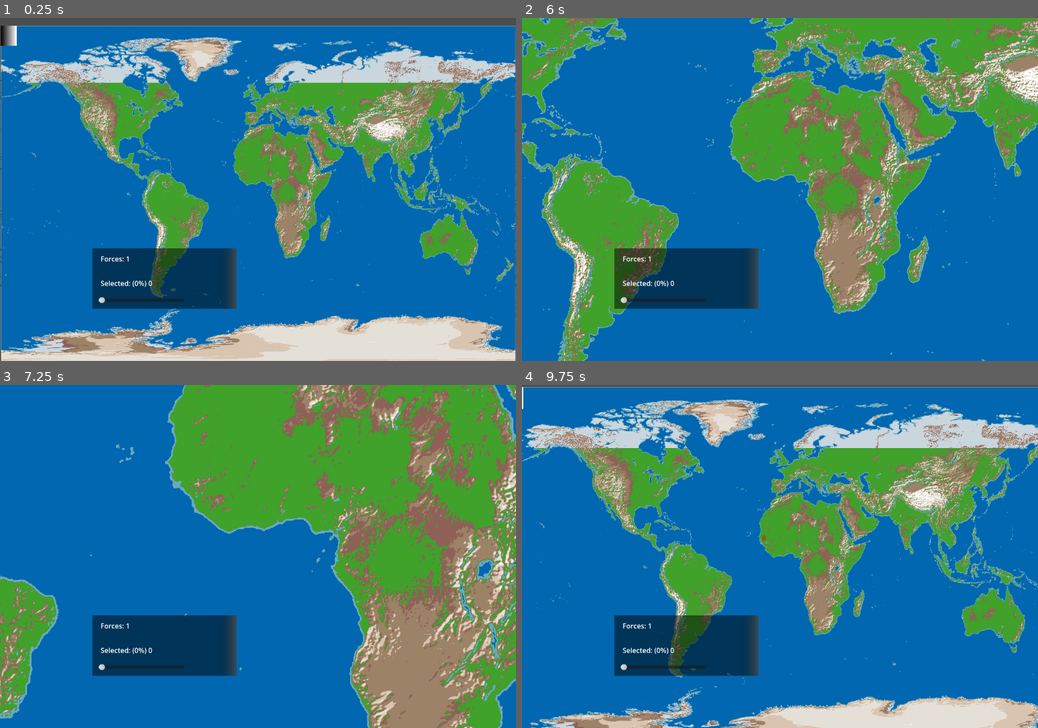
Above: before the commit, frames 1-4 (two rows, left to right).
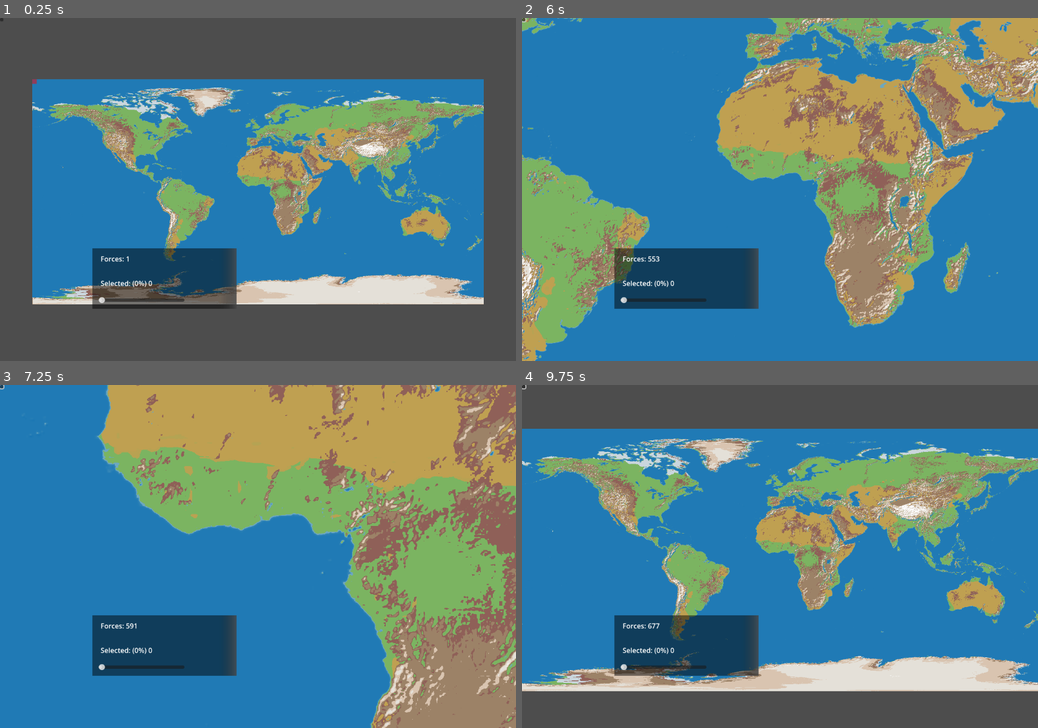
Above: after the commit, the same moments.

Repository: xamroot/6ffdb974418ac331f39c01fc396b5818
Game: Godot game, scene res://main.tscn
Same seed, same stepped clock (60 frames per second), same inputs: the game is played once before the commit and once after it.
Inputs (mouse positions are in pixels of both pictures, inside the frame that each line leads up to):
- Up to frame 1 (0.25 s): no input
- Up to frame 2 (6 s): click (522, 18) at 0.52 s; click (522, 18) at 1.27 s; click (522, 18) at 2.02 s; tap Enter at 2.75, 4.25, 5.75 s; drag from (527, 31) to (831, 114) at 2.77 s; tap Space at 3.5, 5 s; drag from (676, 206) to (754, 258) at 3.52 s; move the mouse to (831, 114) at 4.27 s; hold Down (zoom_out) 4.28-5 s; click (831, 114) at 4.55 s; drag from (754, 258) to (625, 138) at 5.02 s; move the mouse to (934, 240) at 5.77 s; hold Up (zoom_in) from 5.78 s (still down); click (934, 240) at 5.92 s
- Up to frame 3 (7.25 s): tap Down (zoom_out) at 6.05 s; release Up (zoom_in) at 6.5 s; drag from (103, 505) to (180, 470) at 6.52 s
- Up to frame 4 (9.75 s): move the mouse to (805, 556) at 7.27 s; press the mouse at (805, 556) at 7.28 s; tap Up (zoom_in) at 7.55 s; release the mouse at (805, 556) at 8 s; drag from (702, 470) to (676, 573) at 8.02 s; move the mouse to (893, 539) at 8.77 s; hold Down (zoom_out) 8.78-9.5 s; click (893, 539) at 9.05 s; drag from (676, 573) to (754, 625) at 9.52 s

The runs differ from the first frame. In frame 1, 94% of the frame differs, in the area x 0-100%, y 0-100%; in frame 2, 93%; in frame 3, 90%; in frame 4, 94%.

Commit message:
more initial population

Diff:
--- a/ai_attempt.gd
+++ b/ai_attempt.gd
@@ -1,14 +1,16 @@
 extends Control
 
-const GROW_PIXELS_PER_SECOND := 50
+@onready var overlay_shader = preload("res://shaders/overlay.gdshader")
+
+var GROW_PIXELS_PER_SECOND := 200
 const OWNED_COLOR := Color(1,0,0,0.5)
 const WRAP_X := true
 
 # --- terrain thresholds (tune to your map) ---
-const WATER_R_MIN := 0.420  # water if col.r < this (your current rule was >0.419 pass-land)
+const WATER_R_MIN := 0.54  # water if col.r < this (your current rule was >0.419 pass-land)
 const MOUNTAIN_B_MIN := 0.705  # example: high blue = mountain; change to your rule
-const MOUNTAIN_COST := 6    # how many "budget units" a mountain pixel costs
-const SLOW_COST_SHARE := 0.45   # 30% of per-frame cost goes to mountains (tune)
+const MOUNTAIN_COST := 10    # how many "budget units" a mountain pixel costs
+const SLOW_COST_SHARE := 0.4   # 30% of per-frame cost goes to mountains (tune)
 
 @onready var Map: TextureRect = $Map
 @onready var user = $"../User"
@@ -21,6 +23,7 @@
 var owner_tex: ImageTexture
 var owned: BitMap
 var queued: BitMap
+var selection_queued : bool = false
 
 # ---- two ring-buffer queues (fast = normal, slow = mountain) ----
 var fx := PackedInt32Array()
@@ -39,9 +42,16 @@
 var spot_chosen := false
 var first_spot_chosen := false
 
-var owned_lands = {
-
-}
+
+const THRESHOLD_WATER : float = 0.42
+const THRESHOLD_GRASS : float = 0.58
+const THRESHOLD_MOUNTAIN : float = 0.410
+const THRESHOLD_PEAK : float = 0.410
+
+var TRUE_MOUNTAIN_CLAIM_ODDS = 12
+var TRUE_REGULAR_CLAIM_ODDS = 8
+var MOUNTAIN_CLAIM_ODDS = 1
+var REGULAR_CLAIM_ODDS = 1
 
 func _ready() -> void:
 	var base_tex := Map.texture
@@ -52,9 +62,14 @@
 	owner_tex = ImageTexture.create_from_image(owner_img)
 
 	owned = BitMap.new();  owned.create(Vector2i(W, H))
+	for i in range(20):
+		for j in range(20):
+			owner_img.set_pixelv(Vector2i(i,j), Color.RED)
+	owner_tex.update(owner_img)
 	queued = BitMap.new(); queued.create(Vector2i(W, H))
 
 	map_image = Map.texture.get_image()
+	map_image.resize(W, H)
 
 	_q_init_fast(W * H / 8 + 1024)
 	_q_init_slow(W * H / 8 + 1024)
@@ -62,6 +77,18 @@
 	var overlay := TextureRect.new()
 	overlay.stretch_mode = TextureRect.STRETCH_SCALE
 	overlay.texture = owner_tex
+
+	var mat := ShaderMaterial.new()
+	mat.shader = overlay_shader
+
+	# 2. Set any shader parameters you need
+	mat.set_shader_parameter("mask_tex", owner_tex)
+	mat.set_shader_parameter("texel", Vector2(1.0 / W, 1.0 / H))
+
+	# 3. Assign the material to your TextureRect
+	overlay.material = mat
+
+	overlay.texture_filter = CanvasItem.TEXTURE_FILTER_LINEAR  # Godot 4
 	overlay.size_flags_horizontal = Control.SIZE_EXPAND_FILL
 	overlay.size_flags_vertical = Control.SIZE_EXPAND_FILL
 	Map.add_sibling(overlay)
@@ -72,29 +99,51 @@
 	return ((screen_pos - r.position) / r.size).clamp(Vector2.ZERO, Vector2.ONE)
 
 func _gui_input(event: InputEvent) -> void:
-	if event is InputEventMouseButton and event.is_released() and event.button_index == MOUSE_BUTTON_LEFT:
+
+	if event is InputEventMouseButton and event.button_index == MOUSE_BUTTON_LEFT:
 		var uv := _screen_to_map_uv(event.position)
+		print(uv)
 		if uv.x < 0.0 or uv.y < 0.0 or uv.x > 1.0 or uv.y > 1.0: return
 		var px := Vector2i(
 			clamp(int(round(uv.x * float(W - 1))), 0, W - 1),
 			clamp(int(round(uv.y * float(H - 1))), 0, H - 1)
 		)
-		if map_image.get_pixelv(px).r > 0.419:
-
-			if not spot_chosen:
-					spot_chosen = true
-					_seed_circle(px.x, px.y, 4)
-			else:
-				sent_forces += 20
+
+		if map_image.get_pixelv(px).r >= THRESHOLD_GRASS:
+			if event.is_released():
+				if selection_queued:
+					if not spot_chosen:
+							spot_chosen = true
+							#owner_tex = ImageTexture.create_from_image(owner_img)
+							_seed_circle(px.x, px.y, 1)
+							sent_forces = 20
+					else:
+						sent_forces += user.selected
+						user.to_remove += user.selected
+					selection_queued = false
+			elif event.is_pressed():
+				selection_queued = true
+		else:
+			selection_queued = false
 
 func _process(delta: float) -> void:
 	if spot_chosen and not first_spot_chosen:
 		first_spot_chosen = true
-		user.growth_amount = 5
-		sent_forces = 1
+		user.growth_amount = 2
+		user._forces = 500
+	elif first_spot_chosen and GROW_PIXELS_PER_SECOND > 5:
+		GROW_PIXELS_PER_SECOND = 3
+		REGULAR_CLAIM_ODDS = TRUE_REGULAR_CLAIM_ODDS
+		MOUNTAIN_CLAIM_ODDS = TRUE_MOUNTAIN_CLAIM_ODDS
 
 	if sent_forces <= 0: return
 
+	var claim_cost = _process_growth(delta)
+
+	if claim_cost != null:
+		sent_forces -= 10*delta*claim_cost
+
+func _process_growth(delta:float):
 	var cost_budget := int(GROW_PIXELS_PER_SECOND * delta * sent_forces)
 	if cost_budget <= 0: return
 
@@ -103,22 +152,39 @@
 	# 1) Split the cost budget
 	var slow_budget := int(floor(float(cost_budget) * SLOW_COST_SHARE))
 	var fast_budget := cost_budget - slow_budget
+	var num_claimed = 0
 
 	# 2) Spend slow bucket first (guaranteed mountain progress)
 	while slow_budget >= MOUNTAIN_COST and _slow_has():
 		var x := sx[s_head]; var y := sy[s_head]
 		s_head = (s_head + 1) % s_cap
-		if _claim_if_allowed(x, y, batch_pts):
-			_enqueue_neighbors(x, y)
+		if _is_claimable(x,y,batch_pts):
+			var bound = max(1, MOUNTAIN_CLAIM_ODDS - _get_owned_neighbors(x,y))
+			var rand := randi_range(1, bound)
+			if rand <= 1:
+				_claim(x,y,batch_pts)
+				_enqueue_neighbors(x, y)
+			else:
+				queued.set_bitv(Vector2i(x,y), false)   # <--- clear queued flag
+				_enqueue_neighbor(x,y)
 			slow_budget -= MOUNTAIN_COST
+			num_claimed += 2
 		# if claim failed (water/already owned), no cost consumed; keep looping
 
 	# 3) Spend fast bucket
 	while fast_budget >= 1 and _fast_has():
 		var x := fx[f_head]; var y := fy[f_head]
 		f_head = (f_head + 1) % f_cap
-		if _claim_if_allowed(x, y, batch_pts):
-			_enqueue_neighbors(x, y)
+		if _is_claimable(x,y,batch_pts):
+			var bound = max(1, REGULAR_CLAIM_ODDS - _get_owned_neighbors(x,y))
+			var rand := randi_range(1, bound)
+			if rand <= 1:
+				_claim(x,y,batch_pts)
+				_enqueue_neighbors(x, y)
+			else:
+				queued.set_bitv(Vector2i(x,y), false)   # <--- clear queued flag
+				_enqueue_neighbor(x,y)
+			num_claimed += 1
 			fast_budget -= 1
 		# if claim failed, no cost consumed
 
@@ -129,20 +195,45 @@
 		if _fast_has():
 			var x2 := fx[f_head]; var y2 := fy[f_head]
 			f_head = (f_head + 1) % f_cap
+			if _is_claimable(x2,y2,batch_pts):
+				var bound = max(1, REGULAR_CLAIM_ODDS - _get_owned_neighbors(x2,y2))
+				var rand := randi_range(1, bound)
+				if rand <= 1:
+					_claim(x2,y2,batch_pts)
+					_enqueue_neighbors(x2, y2)
+				else:
+					queued.set_bitv(Vector2i(x2,y2), false)   # <--- clear queued flag
+					_enqueue_neighbor(x2,y2)
+
+				num_claimed += 1
+				leftovers -= 1
+			else:
+				pass
+			'''
 			if _claim_if_allowed(x2, y2, batch_pts):
 				_enqueue_neighbors(x2, y2)
+				num_claimed += 1
 				leftovers -= 1
 			else:
 				# no cost consumed
 				pass
+			'''
 		elif _slow_has() and leftovers >= MOUNTAIN_COST:
 			var xs := sx[s_head]; var ys := sy[s_head]
 			s_head = (s_head + 1) % s_cap
-			if _claim_if_allowed(xs, ys, batch_pts):
-				_enqueue_neighbors(xs, ys)
+			if _is_claimable(xs,ys,batch_pts):
+				var bound = max(1, MOUNTAIN_CLAIM_ODDS - _get_owned_neighbors(xs,ys))
+				var rand := randi_range(1, bound)
+				if rand <= 1:
+					_claim(xs,ys,batch_pts)
+					_enqueue_neighbors(xs, ys)
+				else:
+					queued.set_bitv(Vector2i(xs,ys), false)   # <--- clear queued flag
+					_enqueue_neighbor(xs,ys)
+
+				num_claimed += 2
 				leftovers -= MOUNTAIN_COST
 			else:
-				# no cost consumed
 				pass
 		else:
 			break
@@ -155,9 +246,7 @@
 			var by := (packed >> 16) & 0xFFFF
 			owner_img.set_pixel(bx, by, OWNED_COLOR)
 		owner_tex.update(owner_img)
-
-	sent_forces -= 10*delta
-
+	return num_claimed
 
 # -------- terrain logic --------
 func is_water(col: Color) -> bool:
@@ -177,11 +266,43 @@
 	var col := map_image.get_pixelv(p)
 	if is_water(col):
 		return false
+	else:
+		if col.r > THRESHOLD_MOUNTAIN:
+			user.owned_lands["mountainous"] += 1
+		elif col.r > THRESHOLD_GRASS:
+			user.owned_lands["grass"] += 1
+
 
 	# Claim
 	owned.set_bitv(p, true)
 	queued.set_bitv(p, false)
 	batch_pts.push_back((y << 16) | x)
+	return true
+
+func _claim(x:int, y:int, batch_pts: PackedInt32Array) -> bool:
+	var p := Vector2i(x, y)
+	var col := map_image.get_pixelv(p)
+	if col.r > THRESHOLD_MOUNTAIN:
+		user.owned_lands["mountainous"] += 1
+	elif col.r > THRESHOLD_GRASS:
+		user.owned_lands["grass"] += 1
+	else:
+		return false
+
+	# Claim
+	owned.set_bitv(p, true)
+	queued.set_bitv(p, false)
+	batch_pts.push_back((y << 16) | x)
+	return true
+
+
+func _is_claimable(x:int, y:int, batch_pts: PackedInt32Array) -> bool:
+	var p := Vector2i(x, y)
+	if owned.get_bitv(p):
+		return false
+	var col := map_image.get_pixelv(p)
+	if is_water(col):
+		return false
 	return true
 
 # Enqueue neighbors into fast/slow queues based on their terrain type
@@ -190,6 +311,23 @@
 	_enqueue_neighbor(x-1, y)
 	_enqueue_neighbor(x, y+1)
 	_enqueue_neighbor(x, y-1)
+	#_enqueue_neighbor(x+1, y+1)
+	#_enqueue_neighbor(x-1, y-1)
+	#_enqueue_neighbor(x+1, y-1)
+	#_enqueue_neighbor(x-1, y+1)
+
+func _get_owned_neighbors(x:int,y:int)->int:
+	var ret = 0
+	ret += int(owned.get_bitv(Vector2i(x+1, y)))
+	ret += int(owned.get_bitv(Vector2i(x-1, y)))
+	ret += int(owned.get_bitv(Vector2i(x, y+1)))
+	ret += int(owned.get_bitv(Vector2i(x, y-1)))
+	#ret += int(owned.get_bitv(Vector2i(x+1, y+1)))
+	#ret += int(owned.get_bitv(Vector2i(x-1, y-1)))
+	#ret += int(owned.get_bitv(Vector2i(x+1, y-1)))
+	#ret += int(owned.get_bitv(Vector2i(x-1, y+1)))
+
+	return ret
 
 func _enqueue_neighbor(nx:int, ny:int) -> void:
 	if WRAP_X:
@@ -278,6 +416,7 @@
 			var col := map_image.get_pixelv(p)
 			if is_water(col): continue
 			queued.set_bitv(p, true)
+			_process_growth(0.001)
 			if is_mountain(col):
 				_slow_push(xx, yy)
 			else:
--- a/landscape.gdshader
+++ b/landscape.gdshader
@@ -13,6 +13,8 @@
 
 /* class colors for debug_view=1 */
 uniform vec4 col_water     : source_color = vec4(0.06, 0.21, 0.54, 1.0);
+uniform vec4 col_desert    : source_color = vec4(0.06, 0.21, 0.54, 1.0);
+uniform vec4 col_rainforest    : source_color = vec4(0.06, 0.21, 0.54, 1.0);
 uniform vec4 col_shore     : source_color = vec4(0.37, 0.61, 0.80, 1.0);
 uniform vec4 col_land      : source_color = vec4(0.25, 0.63, 0.17, 1.0);
 uniform vec4 col_mountain_base  : source_color = vec4(0.71, 0.24, 0.16, 1.0);
@@ -22,9 +24,11 @@
 uniform vec4 col_mountain_peak  : source_color = vec4(0.71, 0.24, 0.16, 1.0);
 uniform vec4 col_tundra  : source_color = vec4(0.71, 0.24, 0.16, 1.0);
 
-uniform float shore_threshold = 0.419;
+uniform float shore_threshold = 0.425;
+uniform float shore_transition_threshold = 0.416;
 
 uniform float land_threshold = 0.55;
+uniform sampler2D humidity_map;
 
 /* ---------- helpers ---------- */
 vec3 rgb2hsv(vec3 c) {
@@ -79,6 +83,8 @@
     }
 
     vec4 col = texture(TEXTURE, UV);
+	vec4 humidity_col = texture(humidity_map,UV);
+
 	float magnitude = col.r / 255.0;
 	if (col.r >= 0.86)
 	{
@@ -102,9 +108,20 @@
 	}
 	else if (col.r >= land_threshold)
 	{
-		if (UV.y >= 0.85 || UV.y <= 0.17)
+
+
+		if (humidity_col.b > 0.95)
 		{
 			COLOR = col_tundra;
+		}
+		else if (humidity_col.r > 0.82 || (humidity_col.g > 0.6 && humidity_col.b < 0.6))
+		{
+			COLOR = col_desert;
+		}
+		else if (humidity_col.r > 0.8 || (humidity_col.g > 0.5 && humidity_col.b < 0.6))
+		{
+			COLOR = mix(col_desert, col_land, smoothstep(1.0,0.0,humidity_col.r));
+
 		}
 		else
 		{
@@ -117,6 +134,7 @@
 	}
 	else
 	{
-		COLOR = col_water;
+
+		COLOR = mix(col_water, col_shore, smoothstep(0.2,0.8,col.r));
 	}
 }
--- a/main.tscn
+++ b/main.tscn
@@ -1,9 +1,11 @@
-[gd_scene load_steps=13 format=3 uid="uid://6gu4snxhqtoa"]
-
+[gd_scene load_steps=21 format=3 uid="uid://6gu4snxhqtoa"]
+
+[ext_resource type="Texture2D" uid="uid://c15d6e8uvtg4h" path="res://Assets/Maps/desert_zones_lightbox.png" id="2_7mycd"]
 [ext_resource type="Shader" uid="uid://c8rum8jg3748" path="res://landscape.gdshader" id="3_7mycd"]
 [ext_resource type="Shader" uid="uid://c6to8sk0n0qhh" path="res://growth_map.gdshader" id="4_1bvp3"]
 [ext_resource type="Texture2D" uid="uid://ddkdst5vphwq1" path="res://Assets/Maps/HuffmanPatterson_Figure1.png" id="4_7mycd"]
 [ext_resource type="Script" uid="uid://b2rygeyeoh0x6" path="res://ai_attempt.gd" id="4_lquwl"]
+[ext_resource type="Shader" uid="uid://6gpl3efqbf7w" path="res://shaders/greenscreen.gdshader" id="5_272bh"]
 [ext_resource type="Script" uid="uid://bupx8b5ep2w4f" path="res://user_controller.gd" id="5_lquwl"]
 
 [sub_resource type="ShaderMaterial" id="ShaderMaterial_5vw27"]
@@ -14,16 +16,20 @@
 shader_parameter/debug_view = 1
 shader_parameter/disp_pixels = 0.0
 shader_parameter/col_water = Color(0, 0.40339828, 0.690385, 1)
+shader_parameter/col_desert = Color(0.74803466, 0.62847096, 0.3168482, 1)
+shader_parameter/col_rainforest = Color(0, 0.3764706, 0.23921569, 1)
 shader_parameter/col_shore = Color(0.42905837, 0.6601211, 0.75161314, 1)
-shader_parameter/col_land = Color(0.25, 0.63, 0.17, 1)
+shader_parameter/col_land = Color(0.48235294, 0.7058824, 0.38039216, 1)
 shader_parameter/col_mountain_base = Color(0.5607049, 0.37854594, 0.34642068, 1)
 shader_parameter/col_mountain = Color(0.61, 0.5097567, 0.4026, 1)
 shader_parameter/col_mountain_high = Color(0.85, 0.76925, 0.68850005, 1)
 shader_parameter/col_mountain_top = Color(0.8920096, 0.8760069, 0.8485982, 1)
 shader_parameter/col_mountain_peak = Color(1, 1, 1, 1)
 shader_parameter/col_tundra = Color(0.79190326, 0.839404, 0.86721545, 1)
-shader_parameter/shore_threshold = 0.419
-shader_parameter/land_threshold = 0.55
+shader_parameter/shore_threshold = 0.51
+shader_parameter/shore_transition_threshold = 0.3
+shader_parameter/land_threshold = 0.56
+shader_parameter/humidity_map = ExtResource("2_7mycd")
 
 [sub_resource type="ShaderMaterial" id="ShaderMaterial_7mycd"]
 shader = ExtResource("4_1bvp3")
@@ -44,10 +50,30 @@
 [sub_resource type="GradientTexture2D" id="GradientTexture2D_5vw27"]
 gradient = SubResource("Gradient_272bh")
 
-[sub_resource type="Gradient" id="Gradient_7mycd"]
-
-[sub_resource type="GradientTexture2D" id="GradientTexture2D_272bh"]
-gradient = SubResource("Gradient_7mycd")
+[sub_resource type="ShaderMaterial" id="ShaderMaterial_kek77"]
+shader = ExtResource("5_272bh")
+shader_parameter/tolerance = 0.2
+
+[sub_resource type="ViewportTexture" id="ViewportTexture_4c57u"]
+viewport_path = NodePath("3DModels/City/SubViewport")
+
+[sub_resource type="BoxMesh" id="BoxMesh_7mycd"]
+size = Vector3(0.375, 1.2, 0.43)
+
+[sub_resource type="PlaneMesh" id="PlaneMesh_272bh"]
+size = Vector2(20, 20)
+
+[sub_resource type="StandardMaterial3D" id="StandardMaterial3D_5vw27"]
+albedo_color = Color(0, 0.9607843, 0.047058824, 1)
+
+[sub_resource type="ProceduralSkyMaterial" id="ProceduralSkyMaterial_kek77"]
+
+[sub_resource type="Sky" id="Sky_4c57u"]
+sky_material = SubResource("ProceduralSkyMaterial_kek77")
+
+[sub_resource type="Environment" id="Environment_efxa6"]
+background_mode = 2
+sky = SubResource("Sky_4c57u")
 
 [node name="Main" type="Node2D"]
 
@@ -111,6 +137,27 @@
 offset_right = -520.0
 offset_bottom = 476.0
 
+[node name="City" type="TextureRect" parent="CanvasLayer/Control"]
+material = SubResource("ShaderMaterial_kek77")
+layout_mode = 0
+offset_left = 37.0
+offset_top = 7.0
+offset_right = 549.0
+offset_bottom = 519.0
+scale = Vector2(0.005, 0.005)
+texture = SubResource("ViewportTexture_4c57u")
+
+[node name="ContextMenu" type="Control" parent="CanvasLayer"]
+layout_mode = 3
+anchors_preset = 0
+offset_right = 40.0
+offset_bottom = 40.0
+
+[node name="Button" type="Button" parent="CanvasLayer/ContextMenu"]
+layout_mode = 0
+offset_right = 8.0
+offset_bottom = 8.0
+
 [node name="Control" type="Control" parent="."]
 layout_mode = 3
 anchors_preset = 0
@@ -125,18 +172,42 @@
 offset_bottom = 1050.0
 texture = ExtResource("4_7mycd")
 
-[node name="TextureRect" type="TextureRect" parent="Control"]
-layout_mode = 0
-offset_right = 40.0
-offset_bottom = 40.0
-texture = SubResource("GradientTexture2D_272bh")
-
 [node name="User" type="Node2D" parent="."]
 script = ExtResource("5_lquwl")
 
 [node name="Camera2D" type="Camera2D" parent="User"]
 position = Vector2(1049, 513)
-zoom = Vector2(0.57, 0.745)
+zoom = Vector2(0.5, 0.5)
+
+[node name="3DModels" type="Node3D" parent="."]
+
+[node name="City" type="Node3D" parent="3DModels"]
+
+[node name="MeshInstance3D" type="MeshInstance3D" parent="3DModels/City"]
+mesh = SubResource("BoxMesh_7mycd")
+
+[node name="MeshInstance3D2" type="MeshInstance3D" parent="3DModels/City"]
+transform = Transform3D(1, 0, 0, 0, 1, 0, 0, 0, 1, 1.0200022, 0, -0.6276872)
+mesh = SubResource("BoxMesh_7mycd")
+
+[node name="MeshInstance3D3" type="MeshInstance3D" parent="3DModels/City"]
+transform = Transform3D(1, 0, 0, 0, 1, 0, 0, 0, 1, 0.37011838, 0.32379067, -0.6276872)
+mesh = SubResource("BoxMesh_7mycd")
+
+[node name="Backdrop" type="MeshInstance3D" parent="3DModels/City"]
+transform = Transform3D(1, 0, 0, 0, -4.371139e-08, -1, 0, 1, -4.371139e-08, 0, 0, -1)
+mesh = SubResource("PlaneMesh_272bh")
+surface_material_override/0 = SubResource("StandardMaterial3D_5vw27")
+
+[node name="SubViewport" type="SubViewport" parent="3DModels/City"]
+
+[node name="Camera3D" type="Camera3D" parent="3DModels/City/SubViewport"]
+transform = Transform3D(0.9004203, 0.11401224, -0.41981477, 0.045041148, 0.9354248, 0.35064474, 0.43268293, -0.3346366, 0.83714026, -0.3250066, 0.6439736, 1.0673395)
+
+[node name="WorldEnvironment" type="WorldEnvironment" parent="3DModels"]
+environment = SubResource("Environment_efxa6")
+
+[node name="DirectionalLight3D" type="DirectionalLight3D" parent="3DModels"]
 
 [connection signal="drag_ended" from="CanvasLayer/Control/HSlider" to="User" method="_on_h_slider_drag_ended"]
 [connection signal="drag_started" from="CanvasLayer/Control/HSlider" to="User" method="_on_h_slider_drag_started"]
--- a/player_texture.gd
+++ b/player_texture.gd
@@ -318,7 +318,6 @@
 func _gui_input(event: InputEvent) -> void:
 	if event is InputEventMouseButton and event.pressed and event.button_index == MOUSE_BUTTON_LEFT:
 		var uv := _screen_to_map_uv(event.position)
-		print(uv)
 		if uv.x < 0.0 or uv.y < 0.0 or uv.x > 1.0 or uv.y > 1.0:
 			return
 		var px := Vector2i(
--- /dev/null
+++ b/shaders/greenscreen.gdshader
@@ -0,0 +1,17 @@
+shader_type canvas_item;
+
+uniform float tolerance : hint_range(0.0, 1.0) = 0.2;
+
+void fragment() {
+    vec4 tex_color = texture(TEXTURE, UV);
+
+    // Determine if pixel is "green" based on relative channel dominance
+    float green_strength = tex_color.g - max(tex_color.r, tex_color.b);
+
+    // If green dominates above tolerance, discard (make invisible)
+    if (green_strength > tolerance) {
+        discard;
+    }
+
+    COLOR = tex_color;
+}
--- /dev/null
+++ b/shaders/overlay.gdshader
@@ -0,0 +1,34 @@
+shader_type canvas_item;
+
+uniform sampler2D mask_tex : source_color;   // set to owner_tex
+uniform vec4 overlay_color : source_color = vec4(1.0, 0.0, 0.0, 0.5);
+uniform vec2 texel;// = vec2(1.0/1024.0, 1.0/1024.0); // set to (1/W, 1/H)
+uniform float feather_px = 1.25; // feather radius in pixels
+
+void fragment() {
+    vec2 uv = UV;
+    // Read red channel as your mask (1 = owned, 0 = not)
+    float c00 = texture(mask_tex, uv).r;
+
+    // 3x3 box around the pixel (cheap blur for boundary)
+    float sum = 0.0;
+    sum += texture(mask_tex, uv + vec2(-texel.x, -texel.y)).r;
+    sum += texture(mask_tex, uv + vec2(0.0,       -texel.y)).r;
+    sum += texture(mask_tex, uv + vec2(texel.x,  -texel.y)).r;
+    sum += texture(mask_tex, uv + vec2(-texel.x,  0.0)).r;
+    sum += c00;
+    sum += texture(mask_tex, uv + vec2(texel.x,   0.0)).r;
+    sum += texture(mask_tex, uv + vec2(-texel.x,  texel.y)).r;
+    sum += texture(mask_tex, uv + vec2(0.0,        texel.y)).r;
+    sum += texture(mask_tex, uv + vec2(texel.x,    texel.y)).r;
+
+    float avg = sum / 9.0;
+
+    // Feather width in UV (convert pixels -> uv)
+    float w = feather_px * max(texel.x, texel.y);
+
+    // Smooth transition; tweak thresholds for harder/softer edges
+    float a = smoothstep(0.35 - w, 0.65 + w, avg);
+
+    COLOR = vec4(overlay_color.rgb, overlay_color.a * a);
+}
--- a/user_controller.gd
+++ b/user_controller.gd
@@ -4,6 +4,8 @@
 
 @onready var forces_label : Label = $"../CanvasLayer/Control/VSplitContainer/Label"
 @onready var selected_label : Label = $"../CanvasLayer/Control/VSplitContainer/Label2"
+
+var cities = []
 
 var movement_locked = false
 
@@ -17,7 +19,22 @@
 var percentage = 0
 var cooldown = 0.0
 
+var min_acceleration = 2.0
+var max_acceleration = 3.0
+var acceleration = 0.0
+
+var accel_counter = 0.0
+var accel_timer = 0.4
+var to_remove = 0
+
 var default_zoom : Vector2
+
+var owned_lands = {
+	"grass":0,
+	"mountainous":0,
+	"peaks":0
+}
+
 
 func _ready()->void:
 	default_zoom = cam.zoom
@@ -26,35 +43,55 @@
 	if event is InputEventMouseMotion:
 		if Input.is_action_pressed("primary") and not movement_locked:
 			var _evt : InputEventMouseMotion = event as InputEventMouseMotion
+			# mouse movement, map camera travel
 			if cam.zoom.x > default_zoom.x:
-				velocity += _evt.velocity.normalized() * 10.0
+				if accel_counter >0.0:
+					acceleration = min(acceleration+0.05, max_acceleration)
+				velocity += _evt.screen_relative.normalized() * 10.0 * acceleration*(1/cam.zoom.x)
+				accel_counter = accel_timer
 
 func _physics_process(delta: float) -> void:
 
+	if accel_counter > 0.0:
+		accel_counter -= delta
+
+	if to_remove > 0:
+		_forces -= to_remove
+		forces = int(_forces)
+		to_remove = 0
+
 	if growth_amount > 0:
 		if cooldown <= 0.0:
-			_forces = _forces + (growth_amount * delta*(_forces))
+			# growth and forces calculations
+			var max_forces = 3000 + owned_lands["grass"] * 2 + owned_lands["mountainous"]
+			print(max_forces)
+
+			var _delta_forces = delta *( owned_lands["grass"] + owned_lands["mountainous"]*0.5)*(growth_amount/2)*(_forces/16)
+			if _forces + _delta_forces <= max_forces:
+				_forces += _delta_forces
 			cooldown = 3.0
 		else:
 			cooldown -= 5*delta
 	forces = int(_forces)
-
-	if Input.is_action_pressed("zoom_in"):
-		var _tmp_zoom = cam.zoom + delta*Vector2(3.0,3.0)
-		if _tmp_zoom.x < 4.0 and _tmp_zoom.y < 4.0:
+	var zoom_speed = 5.0
+	if Input.is_action_pressed("zoom_in") or Input.is_action_just_released("zoom_in"):
+		var _tmp_zoom = cam.zoom + delta*Vector2(zoom_speed,zoom_speed)
+		if _tmp_zoom.x < zoom_speed and _tmp_zoom.y < zoom_speed:
 			cam.zoom = _tmp_zoom
-		else:
-			global_position = Vector2.ZERO
-	if Input.is_action_pressed("zoom_out"):
-		var _tmp_zoom = cam.zoom - delta*Vector2(3.0,3.0)
+	if Input.is_action_pressed("zoom_out") or Input.is_action_just_released("zoom_out"):
+		var _tmp_zoom = cam.zoom - delta*Vector2(zoom_speed,zoom_speed)
 		if _tmp_zoom.x > default_zoom.x and _tmp_zoom.y > default_zoom.y:
 			cam.zoom = _tmp_zoom
 
 	global_position -= velocity*delta
+	if accel_counter <= 0:
+		velocity = lerp(velocity, Vector2.ZERO, delta*10.0)
+
 	velocity = lerp(velocity, Vector2.ZERO, delta*2.0)
 
 	forces_label.text = "Forces: " + str(forces)
-	selected_label.text = "Selected: (" + str(percentage)+"%) " + str(forces*(percentage/100))
+	selected = int(forces*(percentage/100))
+	selected_label.text = "Selected: (" + str(percentage)+"%) " + str(selected)
 
 
 func _on_h_slider_value_changed(value: float) -> void:
Binary file added: Assets/Maps/desert_zones_lightbox.png
Not shown, changed: Assets/Maps/desert_zones_lightbox.png.import
Binary file removed: Assets/Maps/heightmap_entire_world.jpg
Binary file added: Assets/Maps/humidity_map.png
Not shown, changed: Assets/Maps/humidity_map.png.import
Binary file removed: Assets/Maps/worldmap1.png
Not shown, added: shaders/greenscreen.gdshader.uid
Not shown, added: shaders/overlay.gdshader.uid
